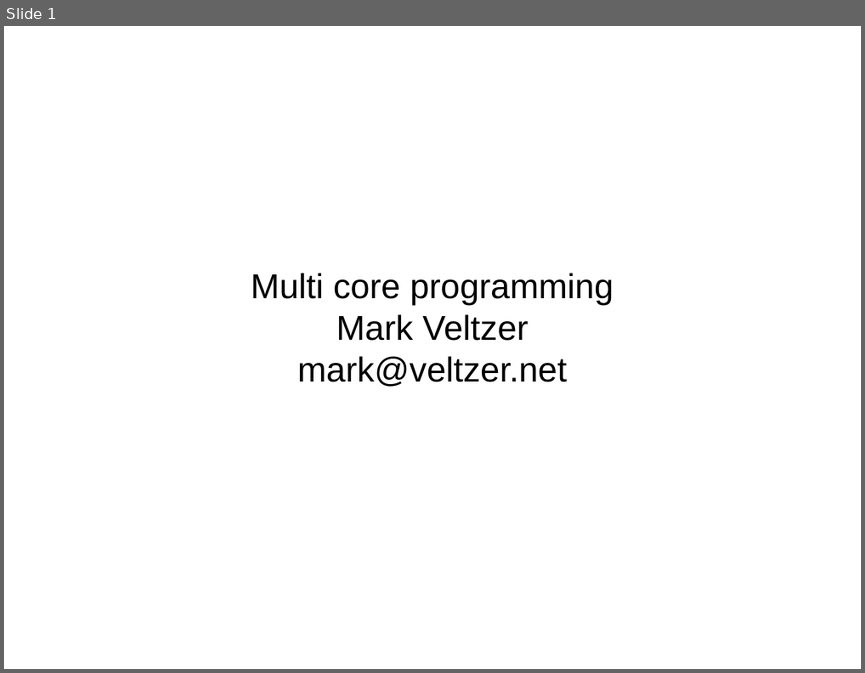
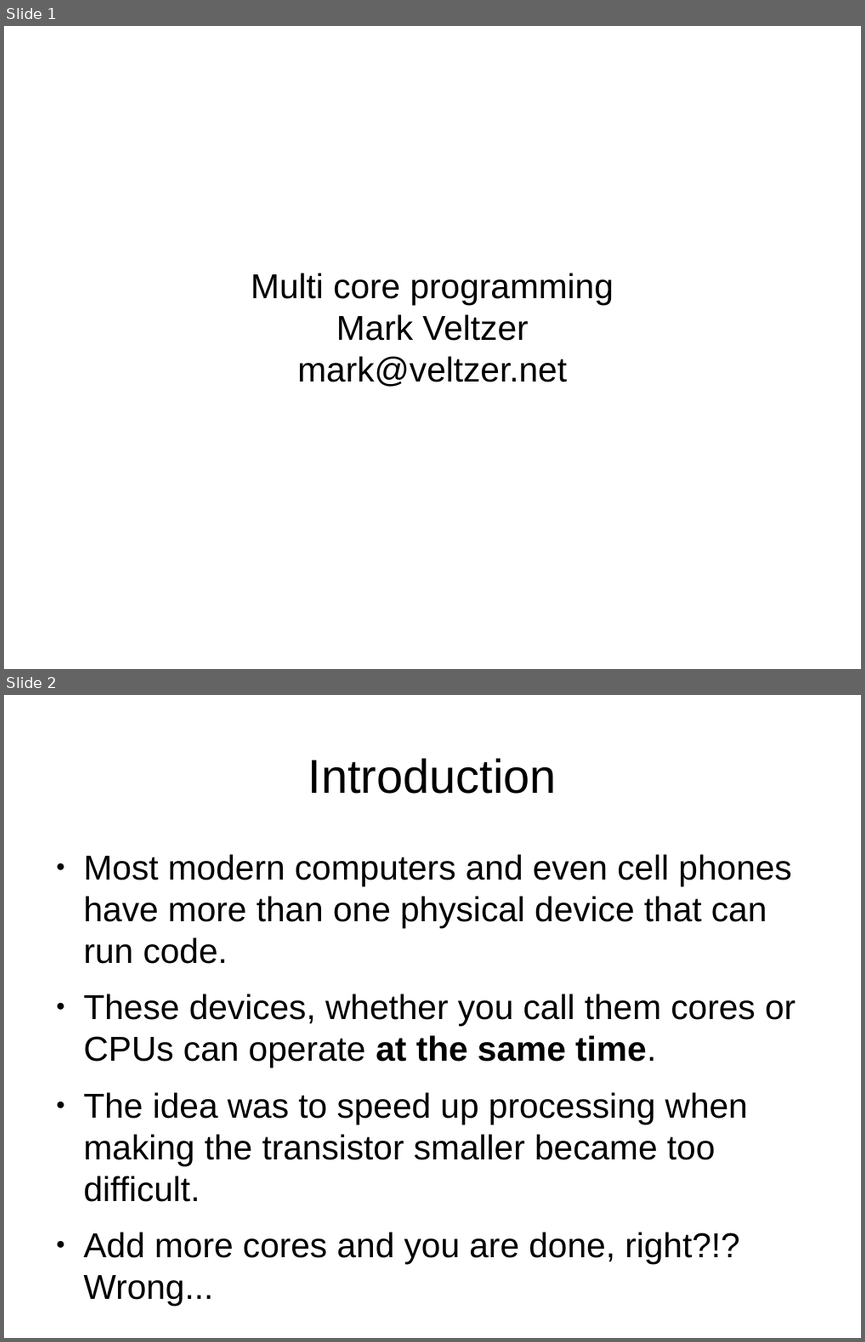
Before and after one commit to veltzer/demos, a slide deck: cpp/multi_core/multicore.odp. Shown one above the other, each under a label of ours: slide 1 before the commit, slides 1 and 2 after it. The pictures are 865x673 and 865x1342 pixels, drawn with LibreOffice and Linux fonts; fonts in the diff are those of the drawing. Boxes give left, top, right and bottom in pixels: in the first picture for what was removed or moved away, otherwise in the second. Text is boxed around its words. In the diff, an @@ line names an element or a change of style, - is before the commit and + after.

```diff
--- a/cpp/multi_core/multicore.odp
+++ b/cpp/multi_core/multicore.odp
@@ slide 2 added at (4,695,861,1338), background #FFFFFF @@
@@ title added at (308,758,556,794), 44 pt, text #000000 @@
+Introduction
@@ text added at (84,854,795,1264), 32 pt, text #000000 @@
+● Most modern computers and even cell phones have more than one physical device that can run code.
+● These devices, whether you call them cores or CPUs can operate at the same time.
+● The idea was to speed up processing when making the transistor smaller became too difficult.
+● Add more cores and you are done, right?!? Wrong...
```
Also in this commit, not shown: 65 other slides added, 1 slide removed, 11 other files.
